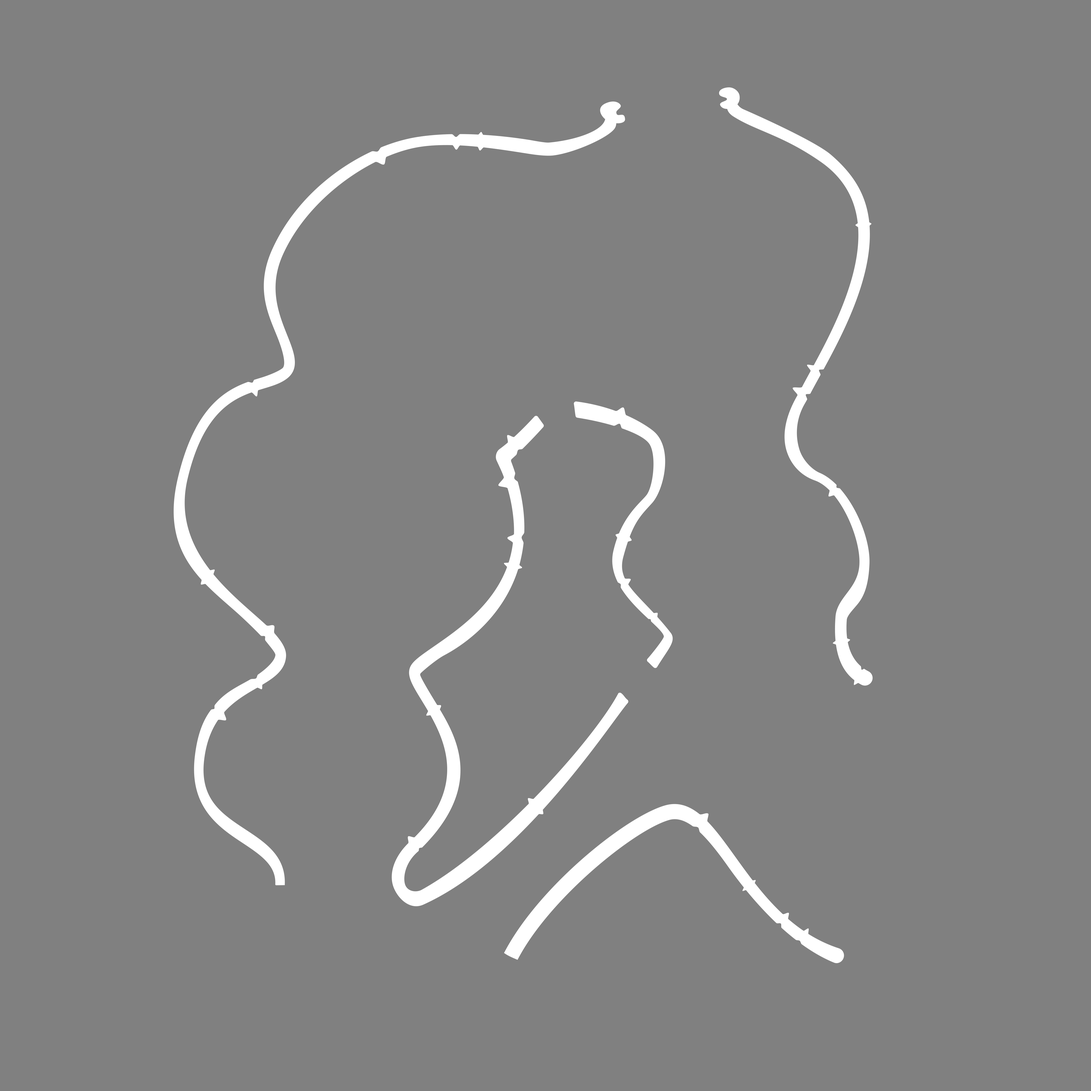
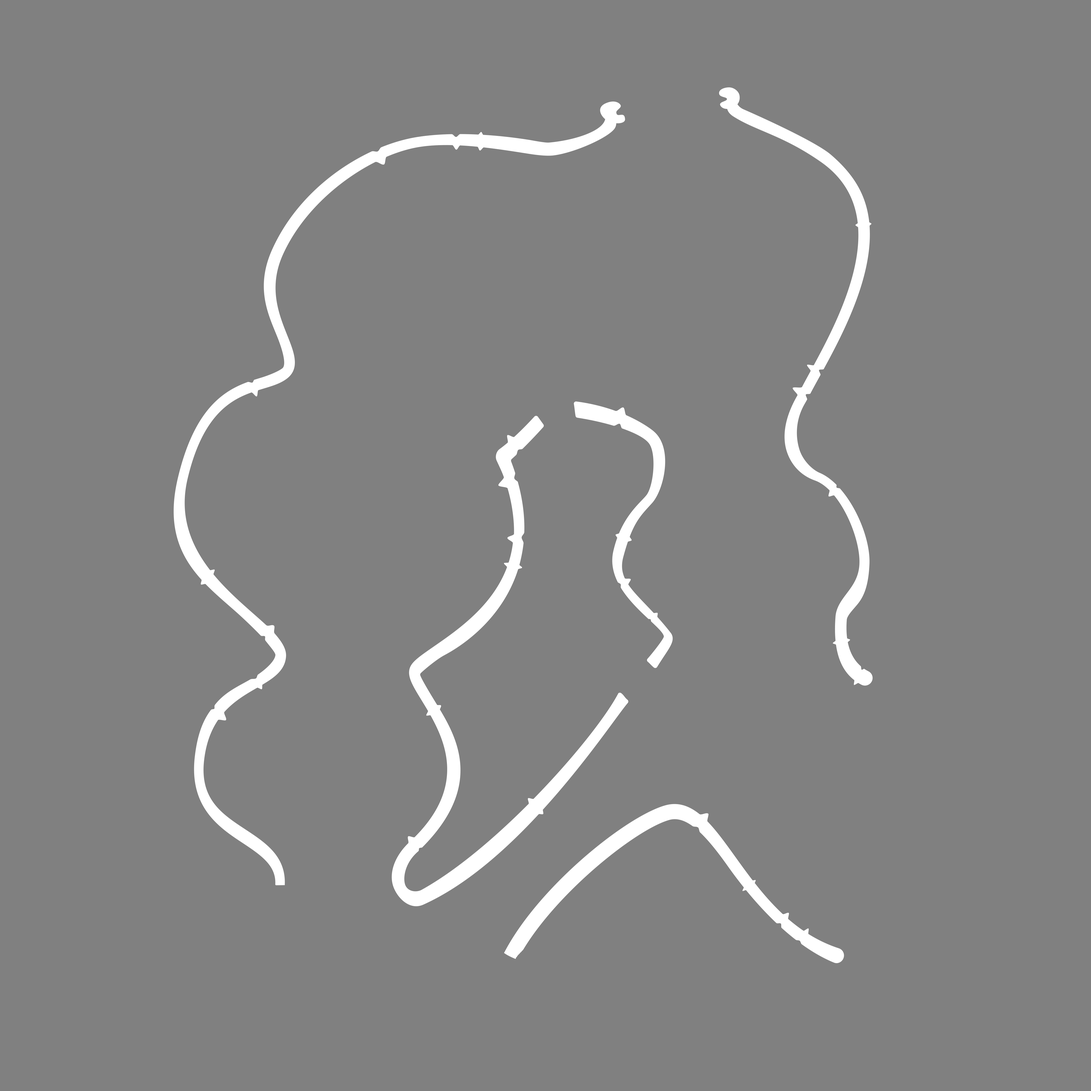
Layered file, before and after one edit (1091 x 1091). Changes by layer:
painted on "Vector Smart Object" over left=515, top=949, right=524, bottom=961
